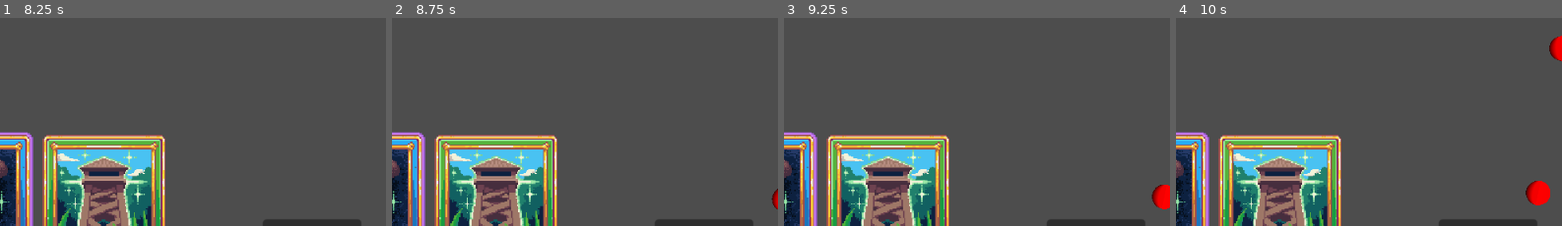
Above: before the commit, frames 1-4 (left to right).
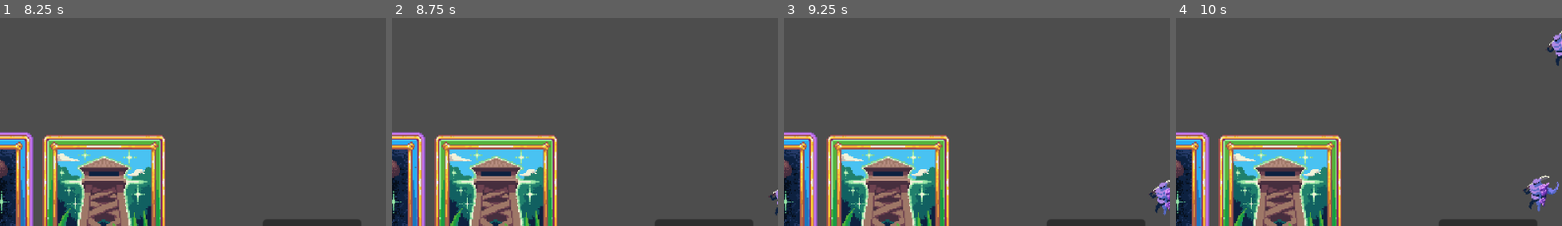
Above: after the commit, the same moments.

Repository: Ricky06202/Bastionfall
Game: Godot game, scene res://Escenas/nivel.tscn
Two runs of this game, one before a commit and one after it. Both use one fixed random seed, a clock stepped at 60 frames per second and the inputs below.
Inputs (mouse positions are % of the whole screen's width and height, from its top left):
- Up to frame 1 (8.25 s): click "Siguiente Oleada" at 0.5 s; click "Siguiente Oleada" at 1.25 s; click "Siguiente Oleada" at 2 s; tap Enter at 2.75, 4.25, 5.75 s; move the mouse to (28, 81) at 2.77 s; press the mouse at (28, 81) at 2.78 s; tap Space at 3.5, 5, 6.5 s; move the mouse to (46, 81) at 3.52 s; release the mouse at (46, 81) at 3.53 s; click (46, 81) at 3.6 s; move the mouse to (63, 81) at 4.27 s; press the mouse at (63, 81) at 4.28 s; move the mouse to (44, 68) at 5.02 s; release the mouse at (44, 68) at 5.03 s; click (44, 68) at 5.1 s; move the mouse to (80, 63) at 5.77 s; press the mouse at (80, 63) at 5.78 s; move the mouse to (18, 31) at 6.52 s; release the mouse at (18, 31) at 6.53 s; click (18, 31) at 6.6 s; move the mouse to (54, 47) at 7.27 s; press the mouse at (54, 47) at 7.28 s; move the mouse to (34, 21) at 8.02 s; release the mouse at (34, 21) at 8.03 s; click (34, 21) at 8.1 s
- Up to frame 2 (8.75 s): no input
- Up to frame 3 (9.25 s): move the mouse to (71, 42) at 8.77 s; press the mouse at (71, 42) at 8.78 s
- Up to frame 4 (10 s): move the mouse to (29, 52) at 9.52 s; release the mouse at (29, 52) at 9.53 s; click (29, 52) at 9.6 s
The pictures show only the part of the screen within x 50-100%, y 31-81%; the shares and areas given below are measured in that part.

Frame 1 is identical in both runs. In frame 2, 0.1% of the frame differs, in the area x 97-100%, y 82-95%; in frame 3, 0.6%; in frame 4, 1.2%, in the area x 89-100%, y 6-93%.

Commit message:
logramos hacer el sistema de Inventario

Diff:
--- a/Escenas/Globales/inventario.gd
+++ b/Escenas/Globales/inventario.gd
@@ -2,10 +2,10 @@
 
 var monedas: int = 0
 var hechizos: Array[TipoDeCarta] = []
-var construcciones: Array[TipoDeCarta] = []
+var estructuras: Array[TipoDeCarta] = []
 
 const MAX_HECHIZOS = 2
-const MAX_CONSTRUCCIONES = 3
+const MAX_ESTRUCTURAS = 3
 
 signal obtenerMonedas(carta)
 signal obtenerHechizos(carta)
@@ -21,8 +21,8 @@
 				hechizos.append(recurso)
 				return true
 		2:
-			if construcciones.size() < MAX_CONSTRUCCIONES:
-				construcciones.append(recurso)
+			if estructuras.size() < MAX_ESTRUCTURAS:
+				estructuras.append(recurso)
 				return true
 
 	return false # Si llegó aquí, es que estaba lleno o no era un tipo válido
--- a/Escenas/enemigo.tscn
+++ b/Escenas/enemigo.tscn
@@ -1,17 +1,7 @@
 [gd_scene format=3 uid="uid://bgfsgbdrpstku"]
 
 [ext_resource type="Script" uid="uid://b46gtq6bfgih6" path="res://Escenas/enemigo.gd" id="1_x0nhg"]
-
-[sub_resource type="SphereMesh" id="SphereMesh_x0nhg"]
-radius = 10.0
-height = 20.0
-
-[sub_resource type="Gradient" id="Gradient_mg8ck"]
-offsets = PackedFloat32Array(0.23798077, 0.42548078, 1)
-colors = PackedColorArray(0, 0, 0, 1, 0.9529412, 0, 0, 1, 1, 0, 0, 1)
-
-[sub_resource type="GradientTexture1D" id="GradientTexture1D_x0nhg"]
-gradient = SubResource("Gradient_mg8ck")
+[ext_resource type="Texture2D" uid="uid://dckv1cyj2yw7j" path="res://Assets/enemigo.png" id="2_24lda"]
 
 [sub_resource type="CircleShape2D" id="CircleShape2D_24lda"]
 
@@ -20,9 +10,10 @@
 collision_mask = 0
 script = ExtResource("1_x0nhg")
 
-[node name="MeshInstance2D" type="MeshInstance2D" parent="." unique_id=1925555976]
-mesh = SubResource("SphereMesh_x0nhg")
-texture = SubResource("GradientTexture1D_x0nhg")
+[node name="Sprite2D" type="Sprite2D" parent="." unique_id=467359112]
+texture = ExtResource("2_24lda")
+flip_h = true
+flip_v = true
 
 [node name="CollisionShape2D" type="CollisionShape2D" parent="." unique_id=669574593]
 shape = SubResource("CircleShape2D_24lda")
--- a/Escenas/interfaz.gd
+++ b/Escenas/interfaz.gd
@@ -5,6 +5,8 @@
 # Called when the node enters the scene tree for the first time.
 func _ready() -> void:
 	Inventario.obtenerMonedas.connect(obtenerMonedas)
+	Inventario.obtenerHechizos.connect(obtenerHechizos)
+	Inventario.obtenerEstructuras.connect(obtenerEstructuras)
 
 
 # Called every frame. 'delta' is the elapsed time since the previous frame.
@@ -18,3 +20,32 @@
 func obtenerMonedas(carta):
 	Inventario.intentar_agregar_item(carta)
 	monedas.text = str(Inventario.monedas)
+
+@onready var hechizos : Array[TextureButton] = [
+	$"Control/Inventario Poderes/Hechizo1",
+	$"Control/Inventario Poderes/Hechizo2"
+]
+
+func obtenerHechizos(carta):
+	Inventario.intentar_agregar_item(carta)
+	for i in Inventario.hechizos.size():
+		var hechizoActual = Inventario.hechizos.get(i)
+		if hechizoActual:
+			var hechizoNuevo = hechizos.get(i)
+			hechizoNuevo.visible = true
+			hechizoNuevo.texture_normal = hechizoActual.icono
+
+@onready var estructuras : Array[TextureButton] = [
+	$"Control/Inventario Estructuras/Estructura1",
+	$"Control/Inventario Estructuras/Estructura2",
+	$"Control/Inventario Estructuras/Estructura3"
+]
+
+func obtenerEstructuras(carta):
+	Inventario.intentar_agregar_item(carta)
+	for i in Inventario.estructuras.size():
+		var hechizoActual = Inventario.estructuras.get(i)
+		if hechizoActual:
+			var hechizoNuevo = estructuras.get(i)
+			hechizoNuevo.visible = true
+			hechizoNuevo.texture_normal = hechizoActual.sprite
--- a/Escenas/interfaz.tscn
+++ b/Escenas/interfaz.tscn
@@ -1,6 +1,7 @@
 [gd_scene format=3 uid="uid://y0s4rjx5tdl7"]
 
 [ext_resource type="Script" uid="uid://c2okcib8qw0hp" path="res://Escenas/interfaz.gd" id="1_7ppe8"]
+[ext_resource type="Texture2D" uid="uid://b2agggy4ge28w" path="res://Assets/hechizo.png" id="2_ucux2"]
 
 [node name="Interfaz" type="CanvasLayer" unique_id=1362017565]
 script = ExtResource("1_7ppe8")
@@ -45,4 +46,62 @@
 text = "Siguiente
 Oleada"
 
+[node name="Inventario Poderes" type="HBoxContainer" parent="Control" unique_id=440103647]
+layout_mode = 1
+anchors_preset = 2
+anchor_top = 1.0
+anchor_bottom = 1.0
+offset_left = 22.0
+offset_top = -55.0
+offset_right = 86.0
+offset_bottom = -15.0
+grow_vertical = 0
+
+[node name="Hechizo1" type="TextureButton" parent="Control/Inventario Poderes" unique_id=15548877]
+visible = false
+custom_minimum_size = Vector2(30, 0)
+layout_mode = 2
+texture_normal = ExtResource("2_ucux2")
+ignore_texture_size = true
+stretch_mode = 5
+
+[node name="Hechizo2" type="TextureButton" parent="Control/Inventario Poderes" unique_id=1670997502]
+visible = false
+custom_minimum_size = Vector2(30, 0)
+layout_mode = 2
+texture_normal = ExtResource("2_ucux2")
+ignore_texture_size = true
+stretch_mode = 5
+
+[node name="Inventario Estructuras" type="HBoxContainer" parent="Control" unique_id=1434316883]
+layout_mode = 0
+offset_left = 22.0
+offset_top = 252.0
+offset_right = 22.0
+offset_bottom = 292.0
+
+[node name="Estructura1" type="TextureButton" parent="Control/Inventario Estructuras" unique_id=1256711383]
+visible = false
+custom_minimum_size = Vector2(30, 0)
+layout_mode = 2
+texture_normal = ExtResource("2_ucux2")
+ignore_texture_size = true
+stretch_mode = 5
+
+[node name="Estructura2" type="TextureButton" parent="Control/Inventario Estructuras" unique_id=870966085]
+visible = false
+custom_minimum_size = Vector2(30, 0)
+layout_mode = 2
+texture_normal = ExtResource("2_ucux2")
+ignore_texture_size = true
+stretch_mode = 5
+
+[node name="Estructura3" type="TextureButton" parent="Control/Inventario Estructuras" unique_id=1793406921]
+visible = false
+custom_minimum_size = Vector2(30, 0)
+layout_mode = 2
+texture_normal = ExtResource("2_ucux2")
+ignore_texture_size = true
+stretch_mode = 5
+
 [connection signal="pressed" from="Control/Siguiente Oleada" to="." method="_on_siguiente_oleada_pressed"]
--- a/Recursos/Tipos De Cartas/HechizosPrueba.tres
+++ b/Recursos/Tipos De Cartas/HechizosPrueba.tres
@@ -8,4 +8,5 @@
 nombre = "Bola de Fuego"
 tipo = 1
 sprite = ExtResource("2_eptyy")
+icono = ExtResource("2_eptyy")
 metadata/_custom_type_script = "uid://bnyw1e2k37pil"
